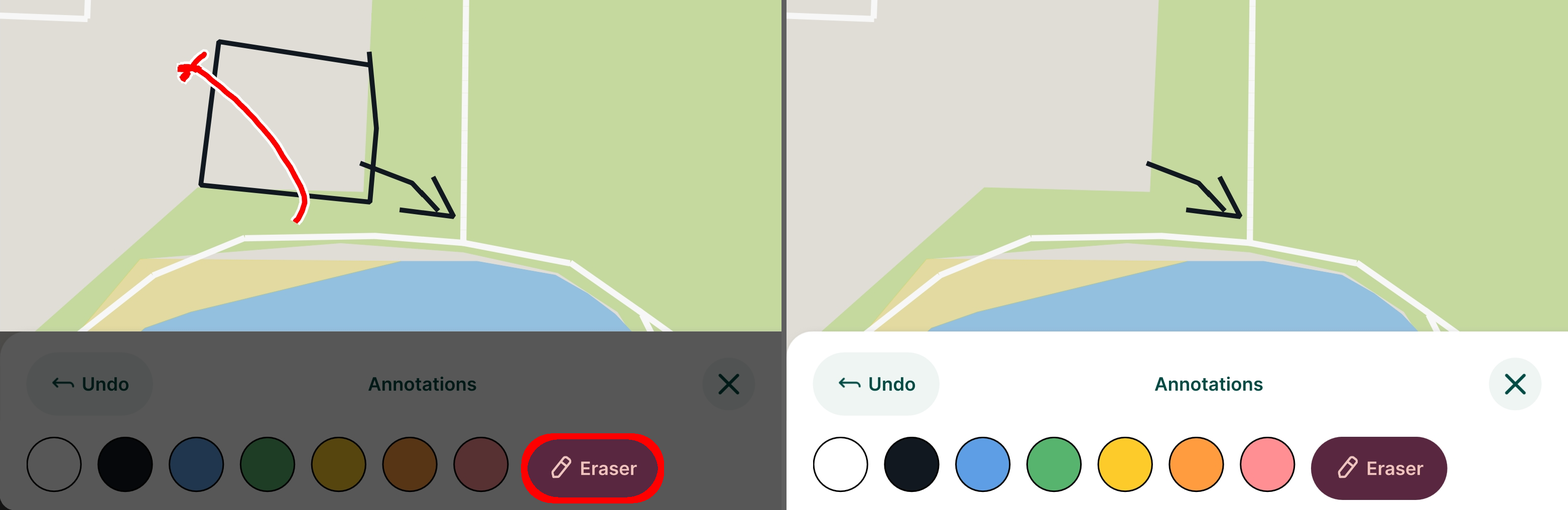
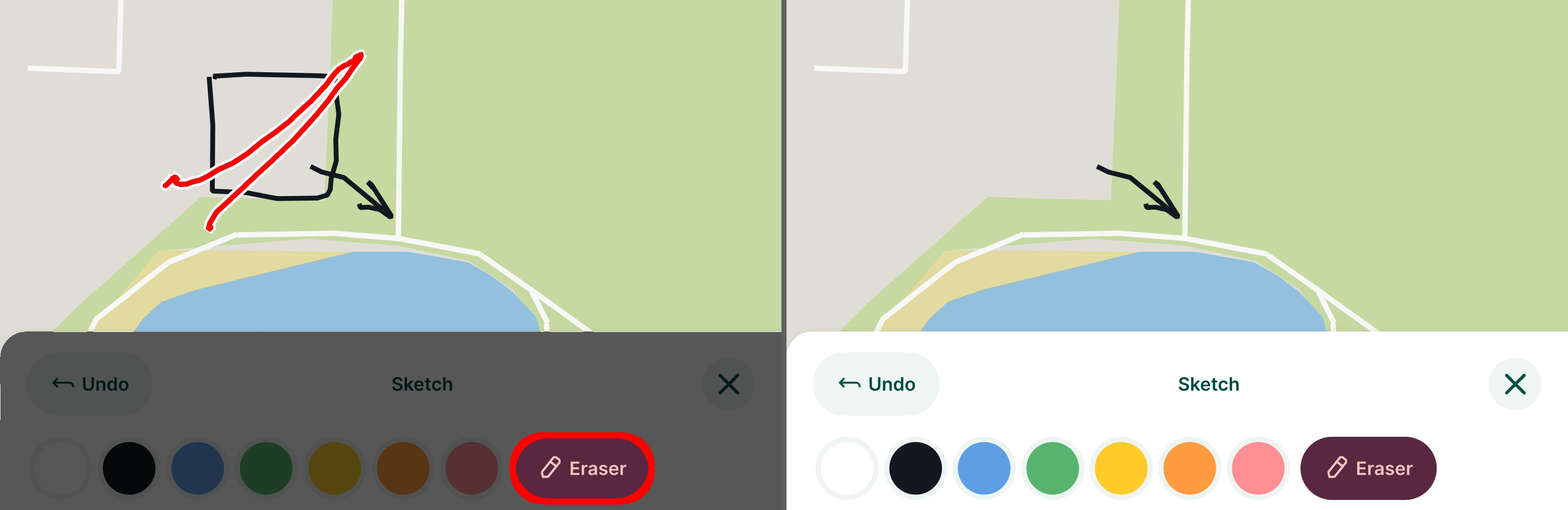
Comparing the layer stacks of the two 1568px x 510px images. Changes:
painted on "Red" over [509, 432, 665, 505]
painted on "Black" over [0, 331, 782, 502]
painted on "Screenshot_20250608_160951.jpg" over [0, 0, 1568, 510]
